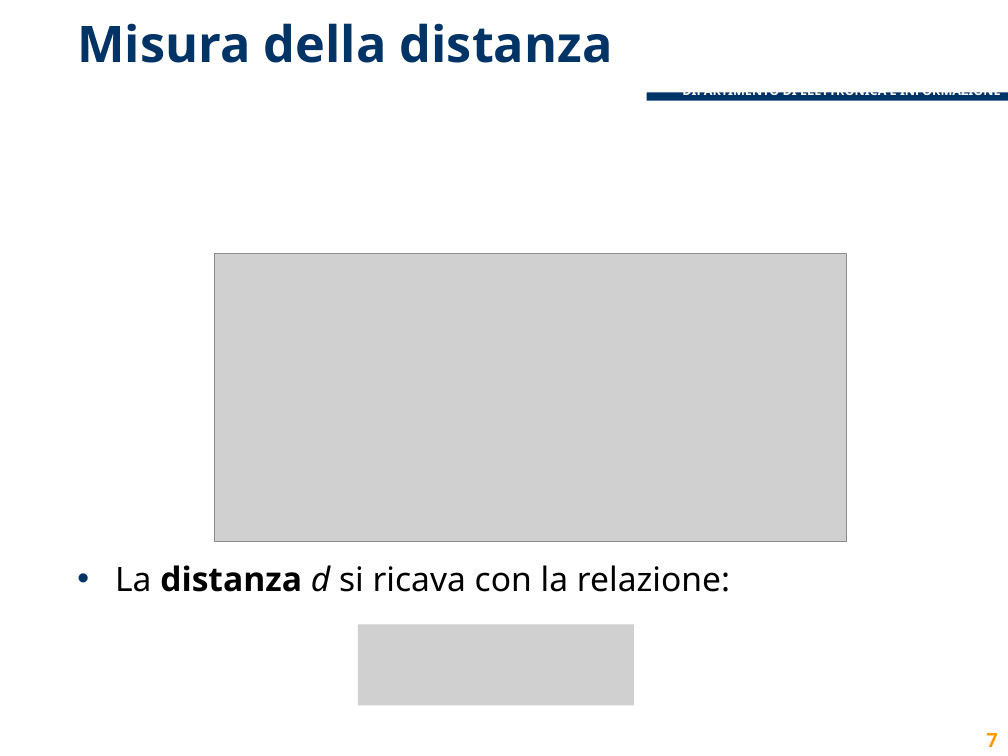
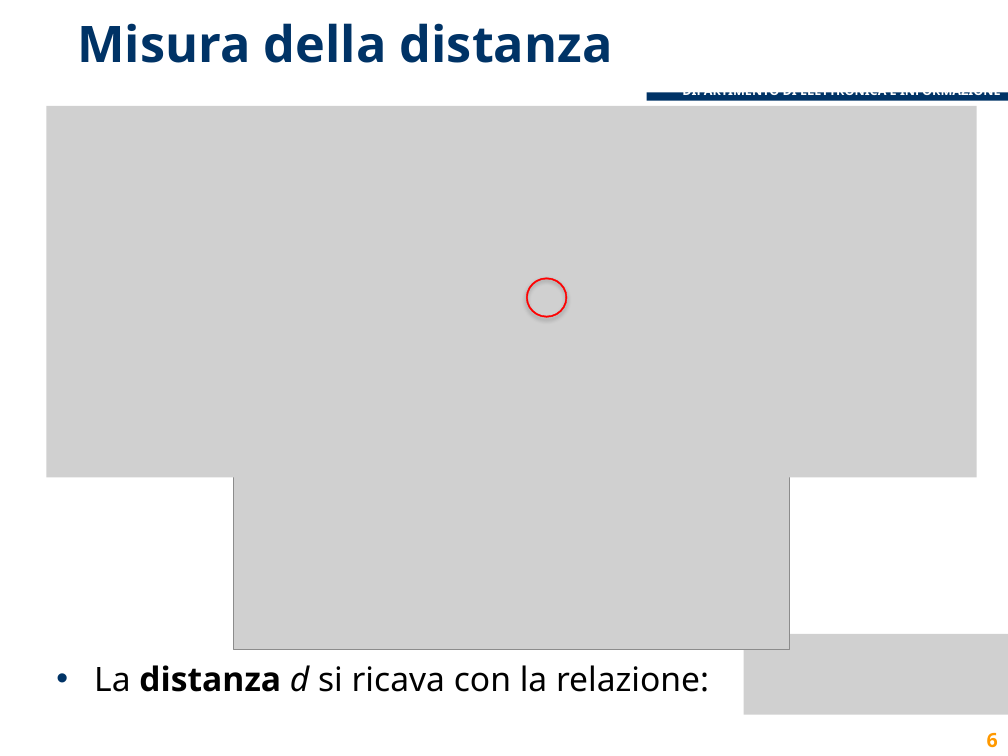
Before and after one commit to lcavagnispolimi/thesis_latex, a slide deck: slide 6 of presentazione_discussione.pptx (slide 7 before the commit). Drawn at 1008x756 pixels with LibreOffice and Linux fonts; fonts in the diff are those of the drawing; grey boxes stand for pictures; background and template pictures are left out. Boxes give left, top, right and bottom in pixels: in the first picture for what was removed or moved away, otherwise in the second. Text is boxed around its words. In the diff, an @@ line names an element or a change of style, - is before the commit and + after.

```diff
--- a/presentazione_discussione.pptx
+++ b/presentazione_discussione.pptx
@@ picture added at (46, 106, 977, 478) @@
@@ donut added at (526, 278, 566, 318), fill #FF0000, outline #FF0000 0.25 pt @@
@@ picture: place and size @@
-picture at (214, 254, 847, 542)
+picture at (233, 396, 789, 649)
@@ picture removed at (358, 625, 634, 706) @@
@@ text "La distanza d si ricava ...": place and size @@
-text "La distanza d si ricava ..." at (115, 565, 730, 592)
+text "La distanza d si ricava ..." at (94, 665, 709, 692)
@@ picture added at (744, 634, 1008, 715) @@
@@ page number at (987, 733, 998, 748): text changed @@
-7
+6
```
Also in this commit, not shown: 6 other slides changed, 1 slide added, 2 slides removed.
